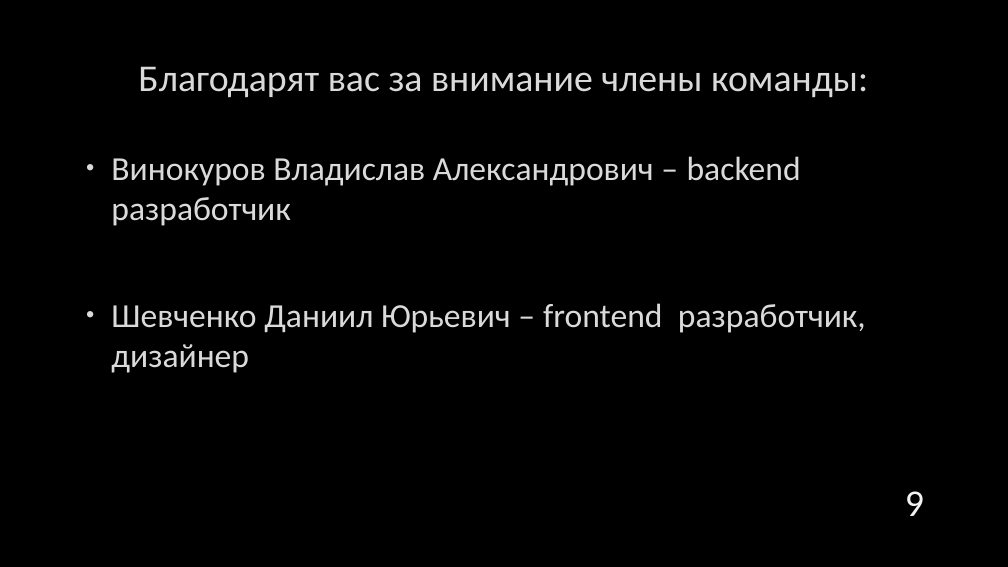
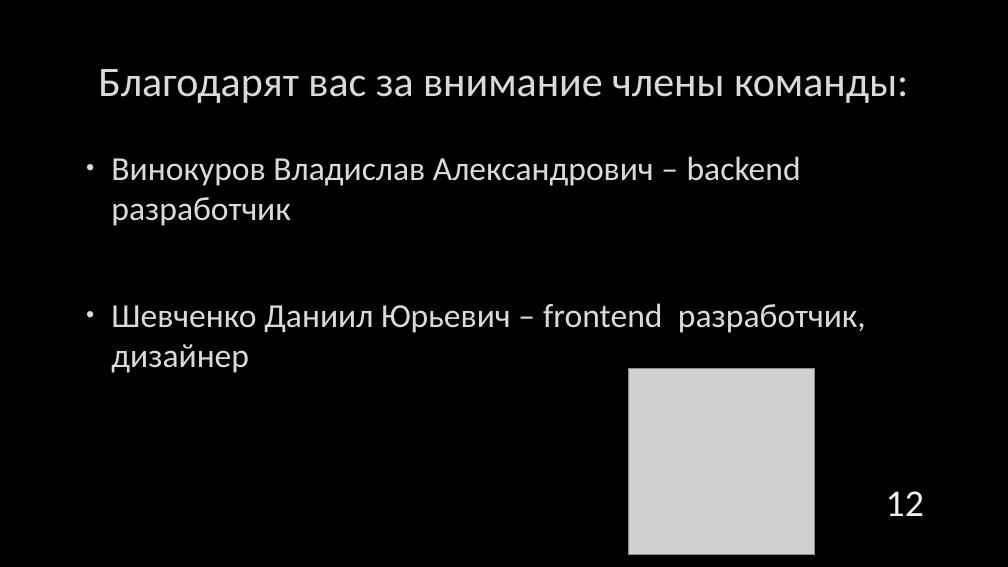
Before and after one commit to drklbri/CardTrader, a slide deck: slide 12 of Documents/Презентация.pptx (slide 9 before the commit). Drawn at 1008x567 pixels with LibreOffice and Linux fonts; fonts in the diff are those of the drawing; grey boxes stand for pictures; background and template pictures are left out. Boxes give left, top, right and bottom in pixels: in the first picture for what was removed or moved away, otherwise in the second. Text is boxed around its words. In the diff, an @@ line names an element or a change of style, - is before the commit and + after.

```diff
--- a/Documents/Презентация.pptx
+++ b/Documents/Презентация.pptx
@@ title "Благодарят вас за внимание члены ...": place and size @@
-title "Благодарят вас за внимание члены ..." at (138,66,868,98)
+title "Благодарят вас за внимание члены ..." at (98,69,908,103)
@@ title "Благодарят вас за внимание члены ..." at (98,69,908,103): size 36 to 40 pt @@
@@ picture added at (628,368,815,555) @@
@@ page number at (886,491,924,516): text changed @@
-9
+12
```
Also in this commit, not shown: 5 other slides changed, 4 slides added, 1 slide removed, 3 other files.
